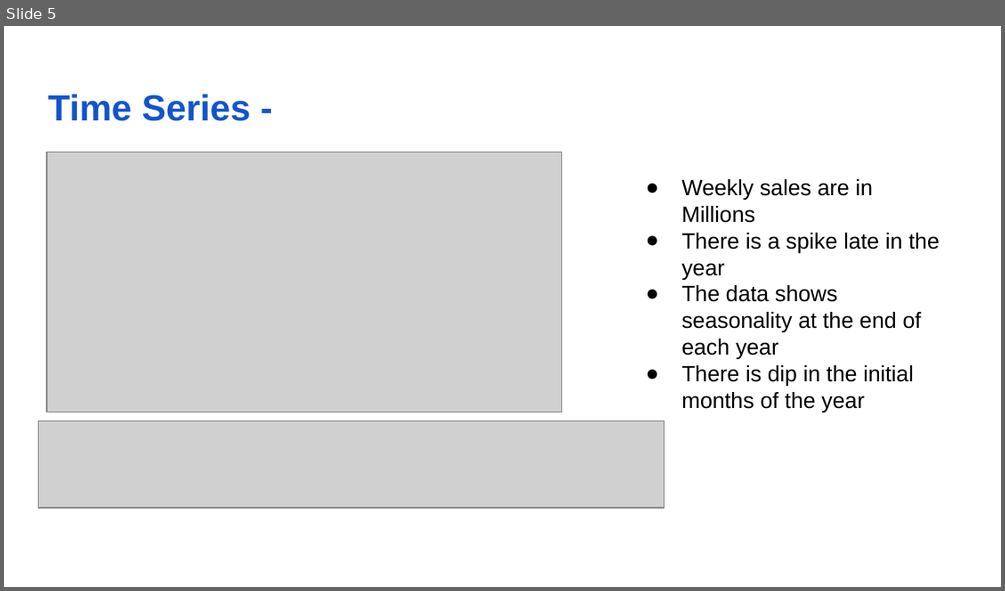
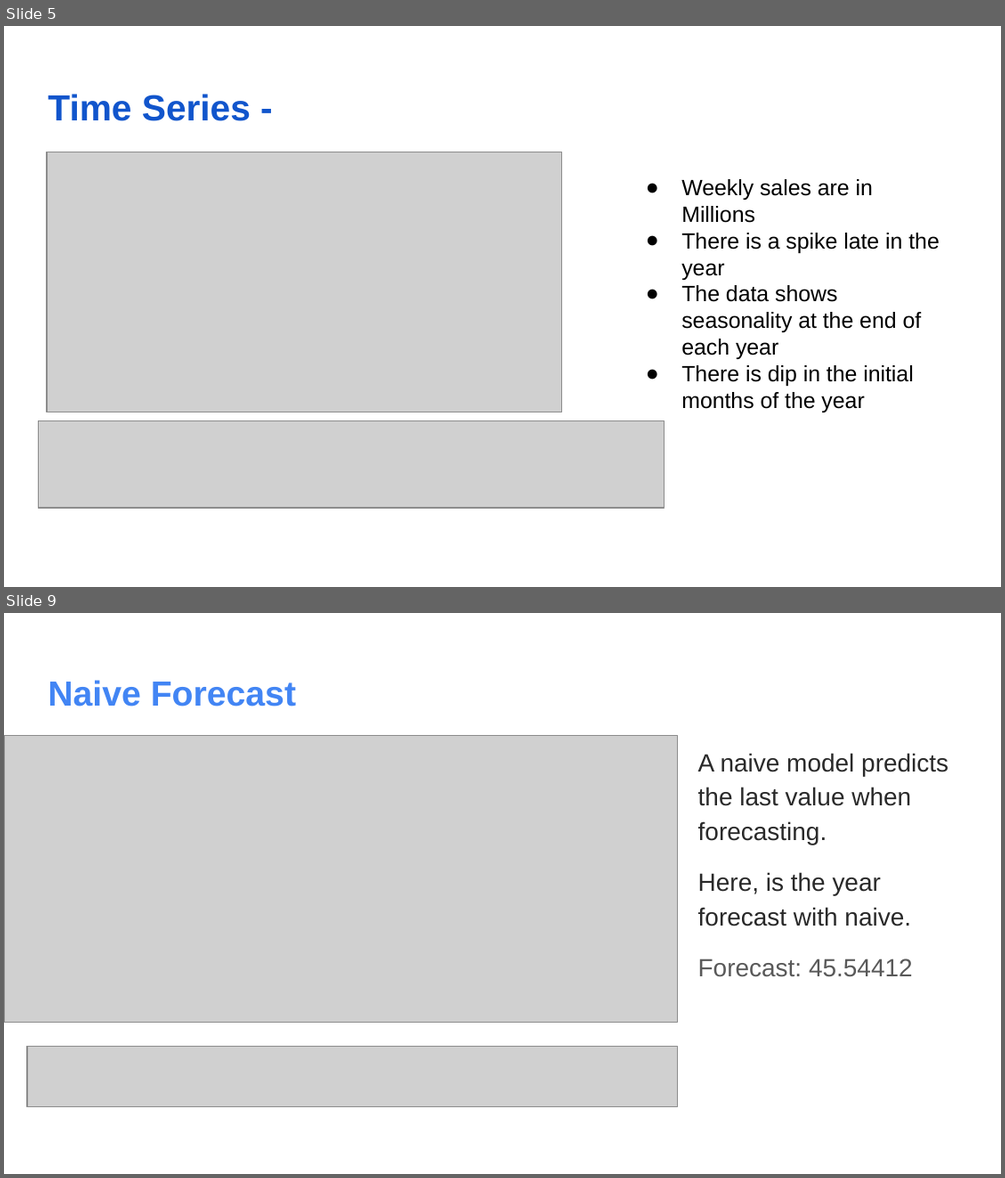
Before and after one commit to vaibhavimukadam/BussinessForecasting-WalmartSaleAnalysis, a slide deck: BusinessForecasting_group9.pptx. Shown one above the other, each under a label of ours: slide 5 before the commit, slides 5 and 9 after it; the slides between them are not shown. The pictures are 1005x591 and 1005x1178 pixels, drawn with LibreOffice and Linux fonts; fonts in the diff are those of the drawing; grey boxes stand for pictures. Boxes give left, top, right and bottom in pixels: in the first picture for what was removed or moved away, otherwise in the second. Text is boxed around its words. In the diff, an @@ line names an element or a change of style, - is before the commit and + after.

```diff
--- a/BusinessForecasting_group9.pptx
+++ b/BusinessForecasting_group9.pptx
@@ slide 9 added at (4, 613, 1001, 1174), background #FFFFFF @@
@@ title added at (48, 680, 296, 706), 25.2 pt, text #4285F4, bold @@
+Naive Forecast
@@ picture added at (4, 735, 677, 1022) @@
@@ text added at (698, 753, 948, 977), 18 pt, text #292929 @@
+A naive model predicts the last value when forecasting.
+Here, is the year forecast with naive.
+Forecast: 45.54412
@@ picture added at (27, 1046, 677, 1106) @@
```
Also in this commit, not shown: 9 slides changed, 3 other slides added, 2 slides removed, 4 other files.
